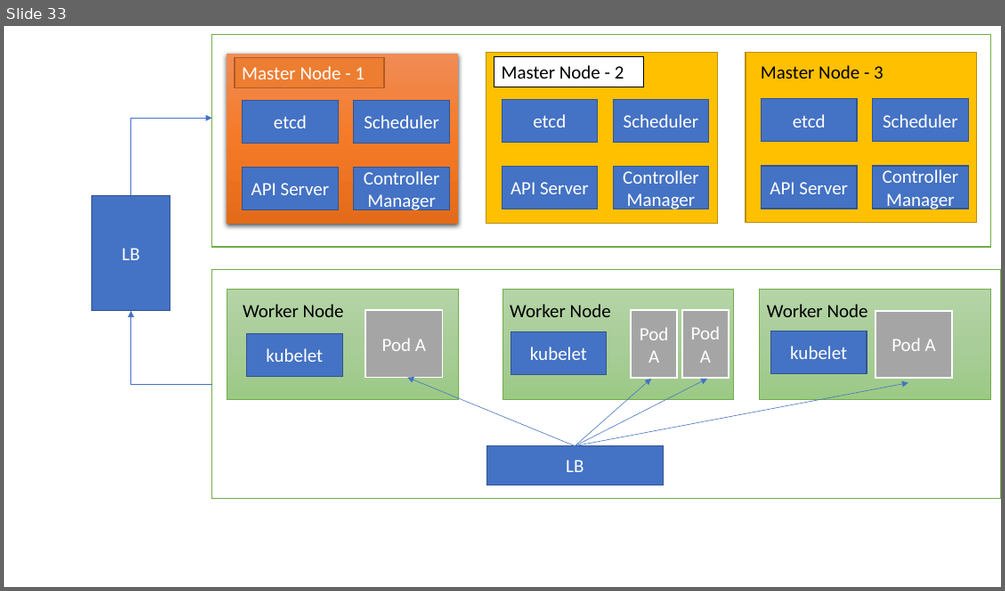
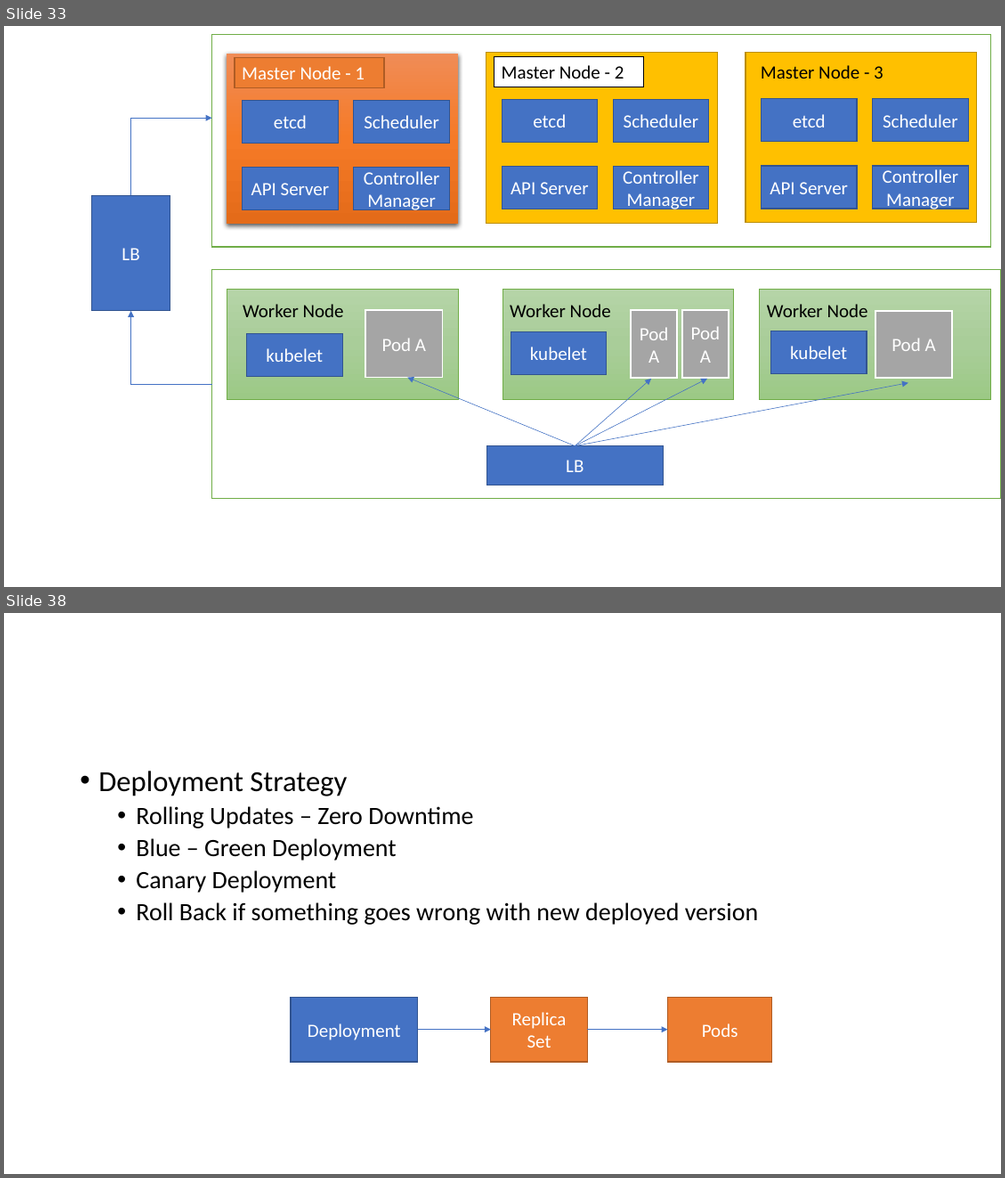
Before and after one commit to BhaveshBR/ckalab, a slide deck: WhiteBoard.pptx. Shown one above the other, each under a label of ours: slide 33 before the commit, slides 33 and 38 after it; the slides between them are not shown. The pictures are 1005x591 and 1005x1178 pixels, drawn with LibreOffice and Linux fonts; fonts in the diff are those of the drawing. Boxes give left, top, right and bottom in pixels: in the first picture for what was removed or moved away, otherwise in the second. Text is boxed around its words. In the diff, an @@ line names an element or a change of style, - is before the commit and + after.

```diff
--- a/WhiteBoard.pptx
+++ b/WhiteBoard.pptx
@@ slide 38 added at box(4, 613, 1001, 1174), background #FFFFFF @@
@@ text added at box(98, 771, 758, 925), 24 pt, text #000000 @@
+• Deployment Strategy
+  • Rolling Updates – Zero Downtime
+  • Blue – Green Deployment
+  • Canary Deployment
+  • Roll Back if something goes wrong with new deployed version
@@ rectangle added at box(291, 997, 418, 1062), fill #4472C4, outline #325491 1 pt, 18 pt, text #FFFFFF @@
+Deployment
@@ rectangle added at box(491, 997, 587, 1062), fill #ED7D31, outline #AF5C24 1 pt, 18 pt, text #FFFFFF @@
+Replica Set
@@ rectangle added at box(668, 997, 773, 1062), fill #ED7D31, outline #AF5C24 1 pt, 18 pt, text #FFFFFF @@
+Pods
@@ arrow added from (418, 1030) to (491, 1030), #4472C4 0.5 pt @@
@@ arrow added from (587, 1030) to (668, 1030), #4472C4 0.5 pt @@
```
Also in this commit, not shown: 4 other slides added, 36 other files.
